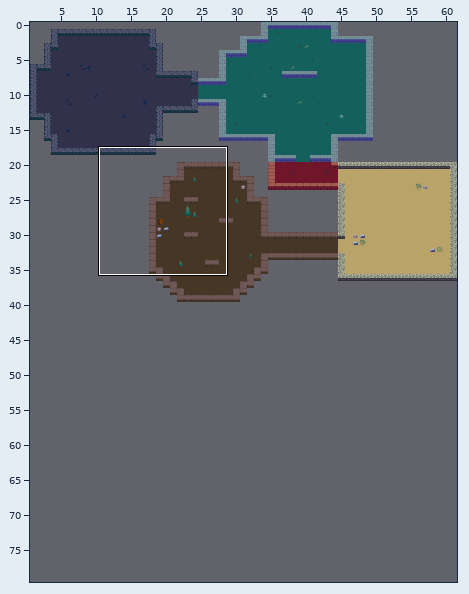
An edit to a level. Tiled map, assets/dungeon-32.tmx. Above: a wide view before the commit, with the close-up outlined.
Close-up. Before the edit:
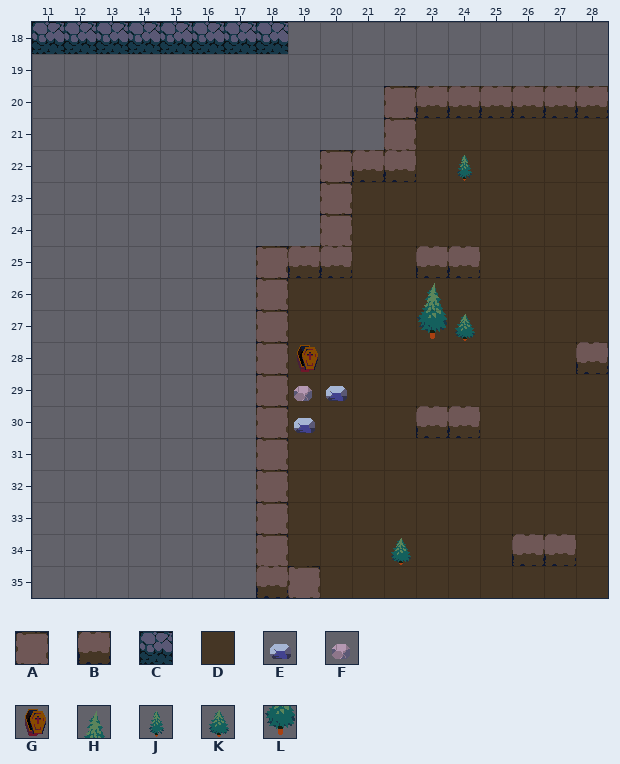
Cells are 32x32 px. Shown: x 11..28, y 18..35. The commit also changed other parts of the map, which this record leaves out. The old version is drawn lined up with the new one.
Key: from "tiles-32": A 0, B 1, C 18, D 73, E 306, F 307, G 392, H 411, J 426, K 427, L 428.
_ is an empty cell, # one hidden under a higher layer.
Layer "Floor" before, first column x 11:
18 __________________
19 __________________
20 __________________
21 ____________DDDDDD
22 ____________DDDDDD
23 __________DDDDDDDD
24 __________DDDDDDDD
25 __________DD##DDDD
26 ________DDDDDDDDDD
27 ________DDDDDDDDDD
28 ________DDDDDDDDD#
29 ________DDDDDDDDDD
30 ________DDDD##DDDD
31 _______#DDDDDDDDDD
32 _______#DDDDDDDDDD
33 _______#DDDDDDDDDD
34 ________DDDDDDD##D
35 _________DDDDDDDDD
Layer "FloorDecor" before, first column x 11:
18 __________________
19 __________________
20 __________________
21 __________________
22 _____________J____
23 __________________
24 __________________
25 __________________
26 ____________H_____
27 ____________LK____
28 ________G_________
29 ________FE________
30 ________E_________
31 __________________
32 __________________
33 __________________
34 ___________K______
35 __________________
Layer "Walls" before, first column x 11:
18 CCCCCCCC__________
19 __________________
20 ___________ABBBBBB
21 ___________A______
22 _________ABB______
23 _________A________
24 _________A________
25 _______ABB__BB____
26 _______A__________
27 _______A__________
28 _______A_________B
29 _______A__________
30 _______A____BB____
31 _______A__________
32 _______A__________
33 _______A__________
34 _______A_______BB_
35 _______BA_________
New version:
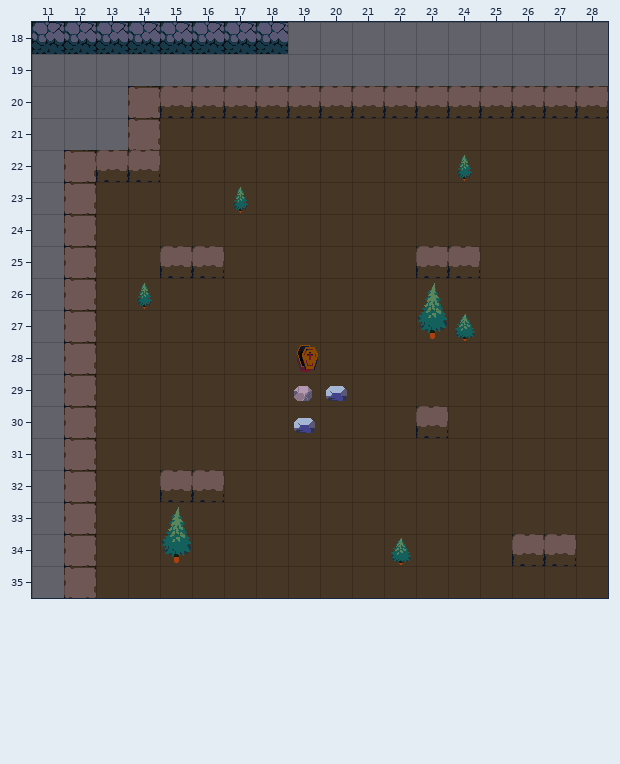
Difference:
Changed rows in their new state; . is an unchanged cell.
map size 75x40 -> 75x80 cells
Layer "Floor":
first column x 13:
21 ..DDDDDDDD
22 ..DDDDDDDD
23 DDDDDDDD..
24 DDDDDDDD..
25 DD..DDDD..
26 DDDDDD....
27 DDDDDD....
28 DDDDDD....
29 DDDDDD....
30 DDDDDD....
31 DDDDD.....
32 DD..D.....
33 DDDDD.....
34 DDDDDD....
35 DDDDDDD...
Layer "FloorDecor":
first column x 14:
23 ...J
26 J...
first column x 15:
33 H
34 L
Layer "Walls":
first column x 12:
20 ..ABBBBBBBB......
21 ..A......._......
22 ABB.....___......
23 A......._........
24 A......._........
25 A..BB.___........
26 A....._..........
27 A....._..........
28 A....._........._
29 A....._..........
30 A....._....._....
31 A....._..........
32 A..BB._..........
33 A....._..........
34 A....._..........
35 A.....__.........
Where, in picture pixels (left, top, right, bottom), the same in both close-ups:
changed: (64, 86, 416, 598)
removed: (576, 342, 608, 374)
removed: (448, 406, 480, 438)
